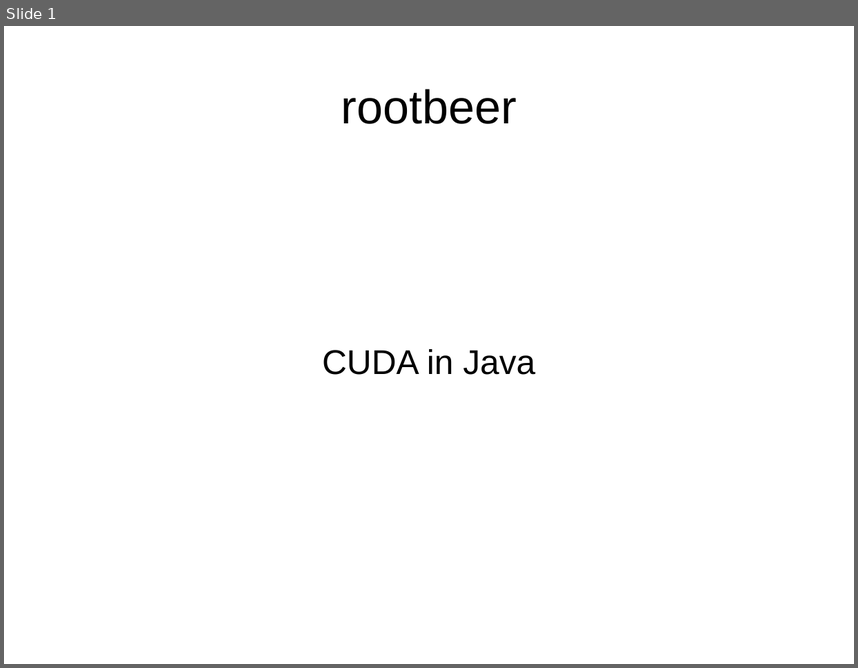
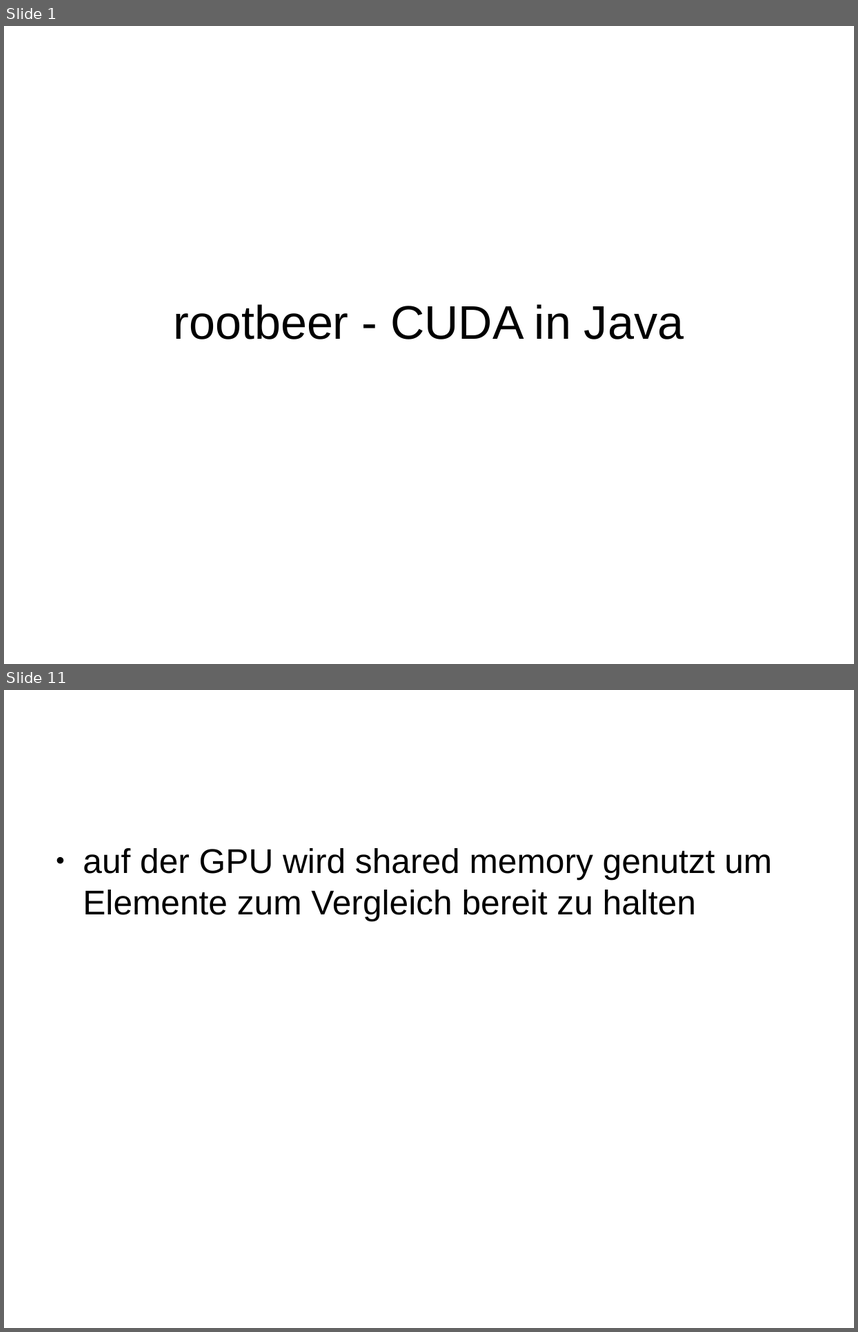
Before and after one commit to Plastefuchs/rootbeer-perf, a slide deck: docs/rootbeer Präsentation.odp. Shown one above the other, each under a label of ours: slide 1 before the commit, slides 1 and 11 after it; the slides between them are not shown. The pictures are 858x668 and 858x1332 pixels, drawn with LibreOffice and Linux fonts; fonts in the diff are those of the drawing. Boxes give left, top, right and bottom in pixels: in the first picture for what was removed or moved away, otherwise in the second. Text is boxed around its words. In the diff, an @@ line names an element or a change of style, - is before the commit and + after.

```diff
--- a/docs/rootbeer Präsentation.odp
+++ b/docs/rootbeer Präsentation.odp
@@ slide 11 added at <box>4,690,854,1328</box>, background #FFFFFF @@
@@ text added at <box>83,848,772,921</box>, 32 pt, text #000000 @@
+● auf der GPU wird shared memory genutzt um Elemente zum Vergleich bereit zu halten
@@ slide 1 changed as well @@
@@ title removed at <box>341,89,517,124</box> @@
-rootbeer
@@ title at <box>174,304,684,339</box>: text changed; size 32 to 44 pt @@
-CUDA in Java
+rootbeer - CUDA in Java
```
Also in this commit, not shown: 11 other slides added, 4 other files.
